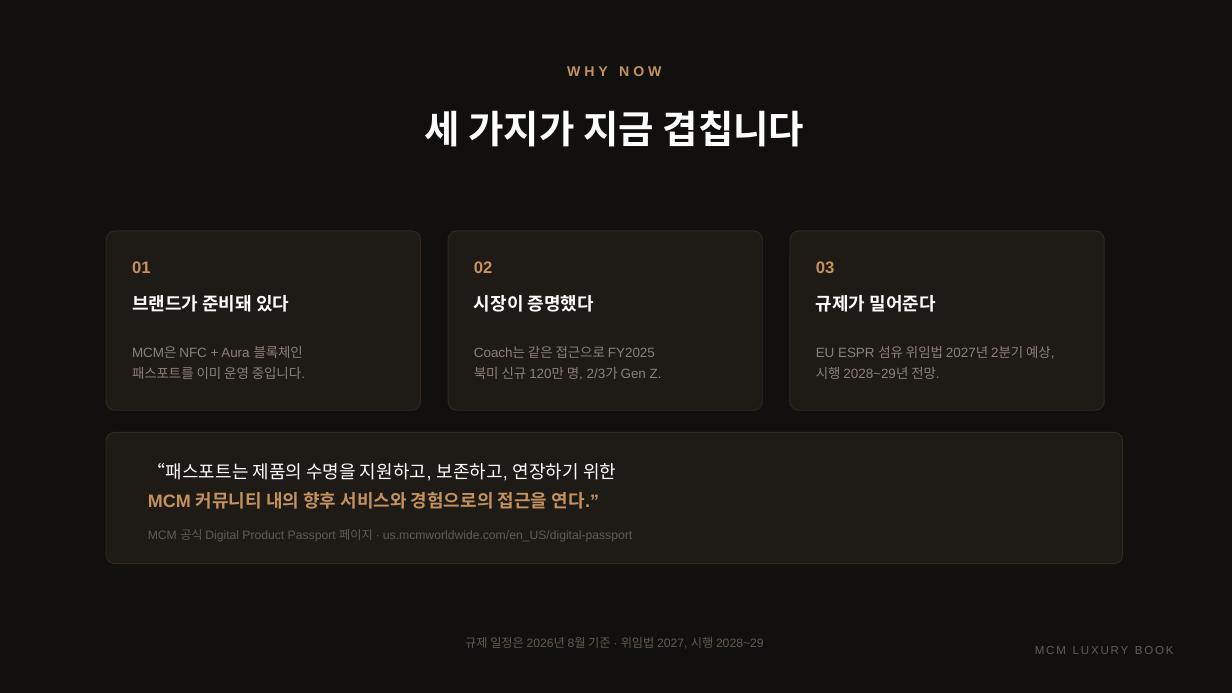
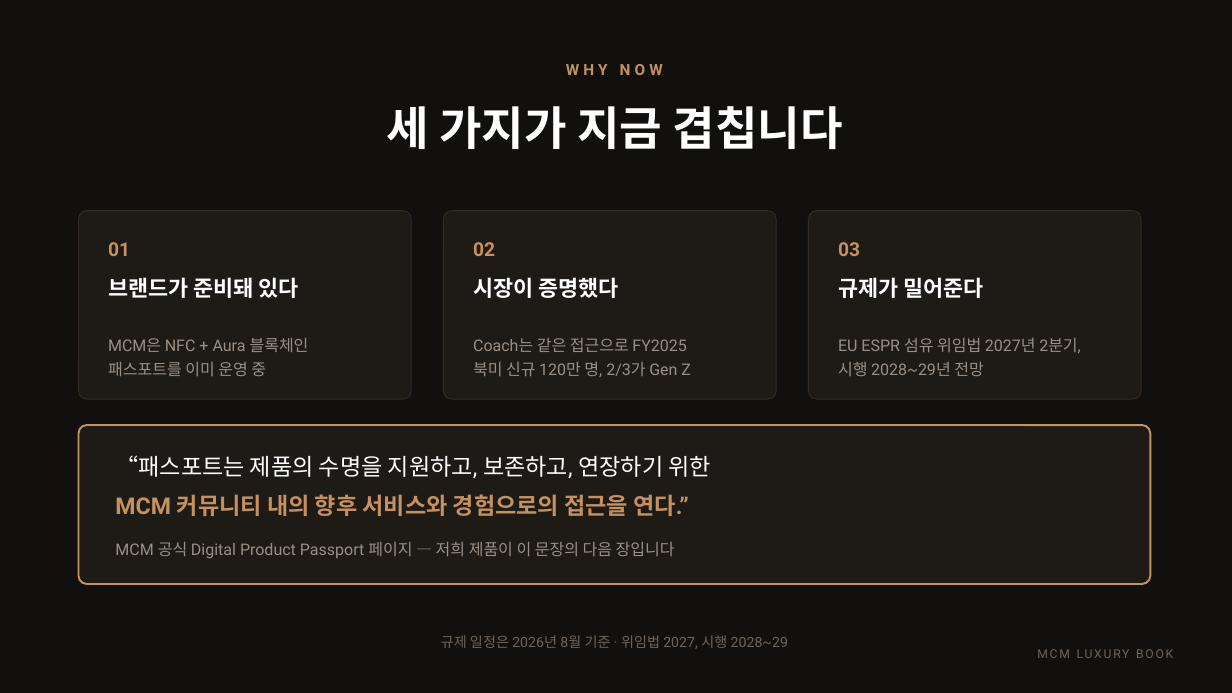
Before and after one commit to elominatedCloud/likeGonzi, a slide deck: slide 20 of docs/ir/MCM_Luxury_Book_IR.pptx (slide 17 before the commit). Drawn at 1232x693 pixels with LibreOffice and Linux fonts; fonts in the diff are those of the drawing; background and template pictures are left out. Boxes give left, top, right and bottom in pixels: in the first picture for what was removed or moved away, otherwise in the second. Text is boxed around its words. In the diff, an @@ line names an element or a change of style, - is before the commit and + after.

```diff
--- a/docs/ir/MCM_Luxury_Book_IR.pptx
+++ b/docs/ir/MCM_Luxury_Book_IR.pptx
@@ text "WHY NOW" at [566,64,663,75]: size 11 to 12 pt, font Arial to Roboto, letter spacing 3 to 3.2 pt @@
@@ text "세 가지가 지금 겹칩니다": place and size @@
-text "세 가지가 지금 겹칩니다" at [424,110,805,147]
+text "세 가지가 지금 겹칩니다" at [386,106,843,149]
@@ text "세 가지가 지금 겹칩니다" at [386,106,843,149]: size 30 to 36 pt, font Arial to Roboto; line spacing 40.2pt to 47.5pt @@
@@ rounded rectangle: place and size @@
-rounded rectangle at [106,231,421,410]
+rounded rectangle at [79,211,411,399]
@@ size 13 to 15 pt, font Arial to Roboto in 3 elements at [473,242,495,256], [838,242,860,256], [108,242,130,256] @@
@@ text "01": place and size @@
-text "01" at [132,261,151,273]
+text "01" at [108,242,130,256]
@@ rounded rectangle: place and size @@
-rounded rectangle at [448,231,762,410]
+rounded rectangle at [444,211,776,399]
@@ text "02": place and size @@
-text "02" at [474,261,493,273]
+text "02" at [473,242,495,256]
@@ outline #31291F 0.75 pt to #342B21 0.75 pt; proportions changed in 3 elements at [444,211,776,399], [79,211,411,399], [809,211,1141,399] @@
@@ rounded rectangle: place and size @@
-rounded rectangle at [790,231,1104,410]
+rounded rectangle at [809,211,1141,399]
@@ text "03": place and size @@
-text "03" at [816,261,835,273]
+text "03" at [838,242,860,256]
@@ text "브랜드가 준비돼 있다": place and size @@
-text "브랜드가 준비돼 있다" at [132,295,289,312]
+text "브랜드가 준비돼 있다" at [108,277,299,298]
@@ text "시장이 증명했다": place and size @@
-text "시장이 증명했다" at [474,295,594,312]
+text "시장이 증명했다" at [473,277,618,298]
@@ size 14 to 17 pt, font Arial to Roboto in 3 elements at [473,277,618,298], [108,277,299,298], [838,277,983,298] @@
@@ text "규제가 밀어준다": place and size @@
-text "규제가 밀어준다" at [816,295,936,312]
+text "규제가 밀어준다" at [838,277,983,298]
@@ text "MCM은 NFC + Aura 블록체인": place and size @@
-text "MCM은 NFC + Aura 블록체인" at [132,346,305,379]
+text "MCM은 NFC + Aura 블록체인" at [108,338,309,376]
@@ text "Coach는 같은 접근으로 FY2025": place and size @@
-text "Coach는 같은 접근으로 FY2025" at [474,346,662,380]
+text "Coach는 같은 접근으로 FY2025" at [473,338,691,377]
@@ text at [108,338,309,352]: size 10.5 to 12.5 pt, font Arial to Roboto, text colour #8C8177 to #9A8F84 in "MCM은 NFC + Aura 블록체인"; line spacing 16pt to 19pt @@
@@ text at [473,338,686,352]: size 10.5 to 12.5 pt, font Arial to Roboto, text colour #8C8177 to #9A8F84 in "Coach는 같은 접근으로 FY2025"; line spacing 16pt to 19pt @@
@@ text at [838,338,1081,376]: text changed; size 10.5 to 12.5 pt; font Arial to Roboto; text colour #8C8177 to #9A8F84 @@
-EU ESPR 섬유 위임법 2027년 2분기 예상,
-시행 2028~29년 전망.
+EU ESPR 섬유 위임법 2027년 2분기,
+시행 2028~29년 전망
@@ text at [108,362,266,376]: text changed; size 10.5 to 12.5 pt; font Arial to Roboto; text colour #8C8177 to #9A8F84 @@
-패스포트를 이미 운영 중입니다.
+패스포트를 이미 운영 중
@@ text at [473,362,691,377]: text changed; size 10.5 to 12.5 pt; font Arial to Roboto; text colour #8C8177 to #9A8F84 @@
-북미 신규 120만 명, 2/3가 Gen Z.
+북미 신규 120만 명, 2/3가 Gen Z
@@ rounded rectangle: place and size @@
-rounded rectangle at [106,433,1123,564]
+rounded rectangle at [79,425,1151,584]
@@ rounded rectangle at [79,425,1151,584]: outline #31291F 0.75 pt to #C4915F 1.5 pt; proportions changed @@
@@ text "“패스포트는 제품의 수명을 지원하고, 보존하고, ...": place and size @@
-text "“패스포트는 제품의 수명을 지원하고, 보존하고, ..." at [148,463,616,481]
+text "“패스포트는 제품의 수명을 지원하고, 보존하고, ..." at [115,455,712,478]
@@ text "“패스포트는 제품의 수명을 지원하고, 보존하고, ..." at [115,455,712,478]: size 14 to 18 pt, font Arial to Roboto @@
@@ text "MCM 커뮤니티 내의 향후 서비스와 ..." at [115,494,688,516]: size 14 to 18 pt, font Arial to Roboto @@
@@ text "MCM 커뮤니티 내의 향후 서비스와 ...": place and size @@
-text "MCM 커뮤니티 내의 향후 서비스와 ..." at [148,492,598,509]
+text "MCM 커뮤니티 내의 향후 서비스와 ..." at [115,494,688,516]
@@ text at [115,542,675,558]: text changed; size 9.5 to 12.5 pt; font Arial to Roboto; text colour #635A51 to #9A8F84 @@
-MCM 공식 Digital Product Passport 페이지 · us.mcmworldwide.com/en_US/digital-passport
+MCM 공식 Digital Product Passport 페이지 — 저희 제품이 이 문장의 다음 장입니다
@@ text "규제 일정은 2026년 8월 기준 ..." at [441,635,788,649]: size 9.5 to 11 pt, font Arial to Roboto, text colour #635A51 to #6E6459 @@
@@ text "MCM LUXURY BOOK" at [1037,649,1173,658]: size 9 to 9.5 pt, font Arial to Roboto, text colour #635A51 to #6E6459 @@
```
Also in this commit, not shown: 12 other slides changed, 9 slides added, 6 slides removed, 5 other files.
